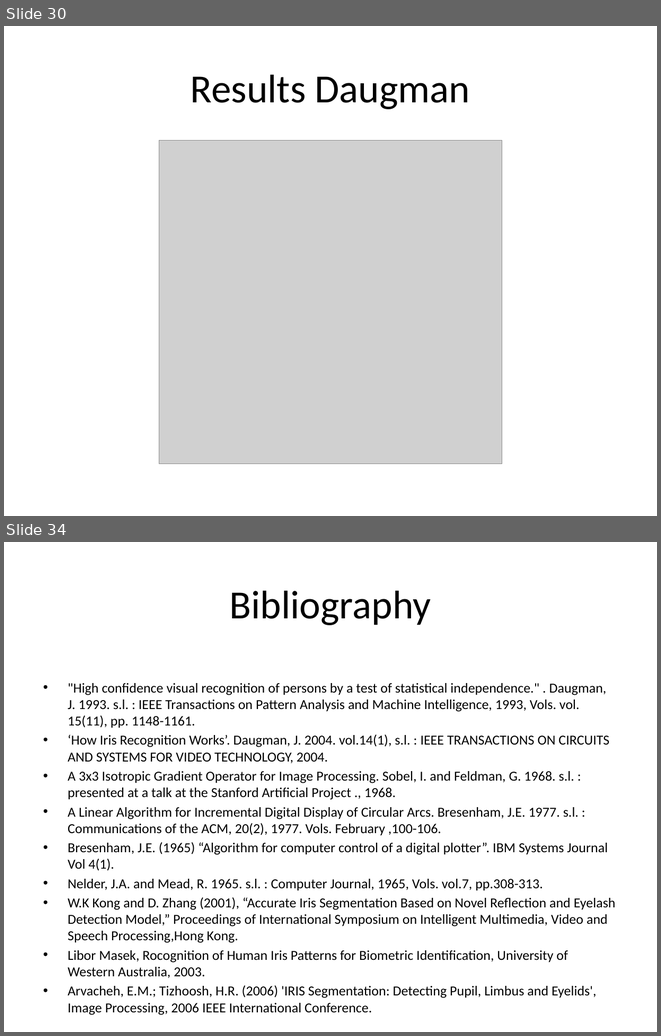
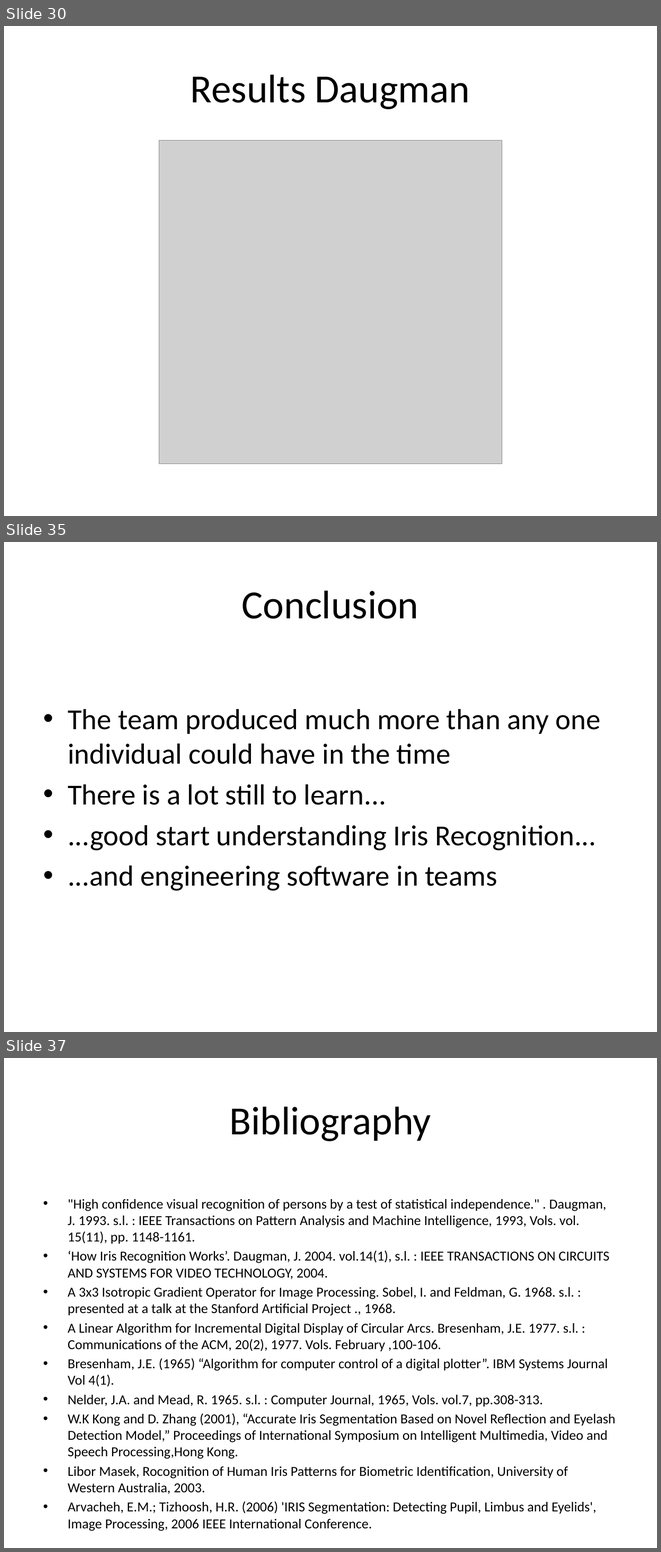
Before and after one commit to chetanadey77/irisrecognition09, a slide deck: Reports/Group_Presentation.pptx. Shown one above the other, each under a label of ours: slides 30 and 34 before the commit, slides 30, 35 and 37 after it; the slides between them are not shown. The pictures are 661x1036 and 661x1552 pixels, drawn with LibreOffice and Linux fonts; fonts in the diff are those of the drawing; grey boxes stand for pictures; background and template pictures are left out. Boxes give left, top, right and bottom in pixels: in the first picture for what was removed or moved away, otherwise in the second. Text is boxed around its words. In the diff, an @@ line names an element or a change of style, - is before the commit and + after.

```diff
--- a/Reports/Group_Presentation.pptx
+++ b/Reports/Group_Presentation.pptx
@@ slide 35 added at [4,542,657,1032], background picture (left out) @@
@@ title added at [242,590,419,619], 44 pt, text #000000 @@
+Conclusion
@@ text added at [68,709,600,891], 32 pt, text #000000 @@
+• The team produced much more than any one individual could have in the time
+• There is a lot still to learn...
+• ...good start understanding Iris Recognition...
+• ...and engineering software in teams
@@ what was slide 34 is now slide 37 @@
```
Also in this commit, not shown: 4 slides changed, 2 other slides added.
